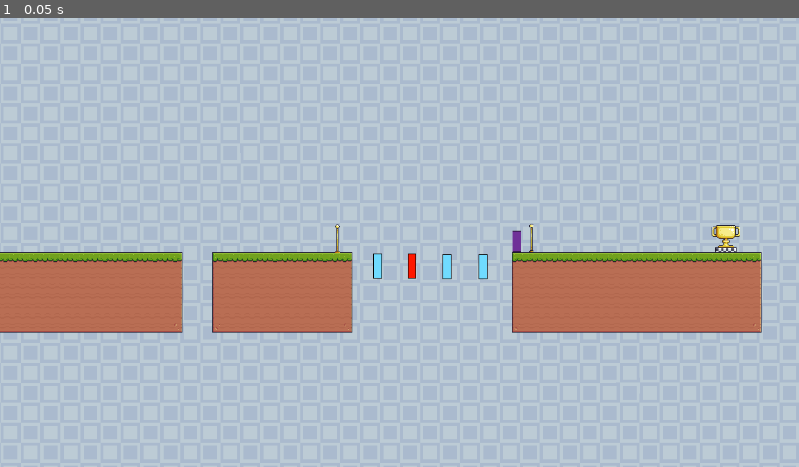
Above: before the commit, frame 1.
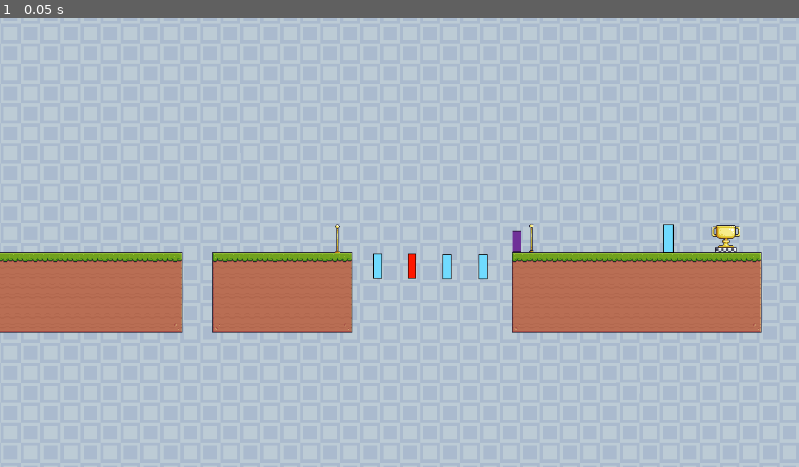
Above: after the commit, the same moment.

Repository: Zarlden/Syncronauts
Game: Godot game, scene res://Level/level_1.tscn
Same seed, same stepped clock (60 frames per second), same inputs: the game is played once before the commit and once after it. This scene is started directly instead of the project's main scene.
Inputs:
- Up to frame 1 (0.05 s): no input

The runs differ from the first frame. In frame 1, less than 0.1% of the frame differs, in the area x 82-85%, y 45-53%.

Commit message:
Final part to level 1

Diff:
--- a/Level/level_1.tscn
+++ b/Level/level_1.tscn
@@ -503,3 +503,7 @@
 
 [node name="BarrierBlue3" parent="." index="13" instance=ExtResource("8_1fi8t")]
 position = Vector2(722, 38)
+
+[node name="BarrierBlue4" parent="." index="14" instance=ExtResource("8_1fi8t")]
+position = Vector2(1019, -7)
+scale = Vector2(1.21808, 1.13005)
